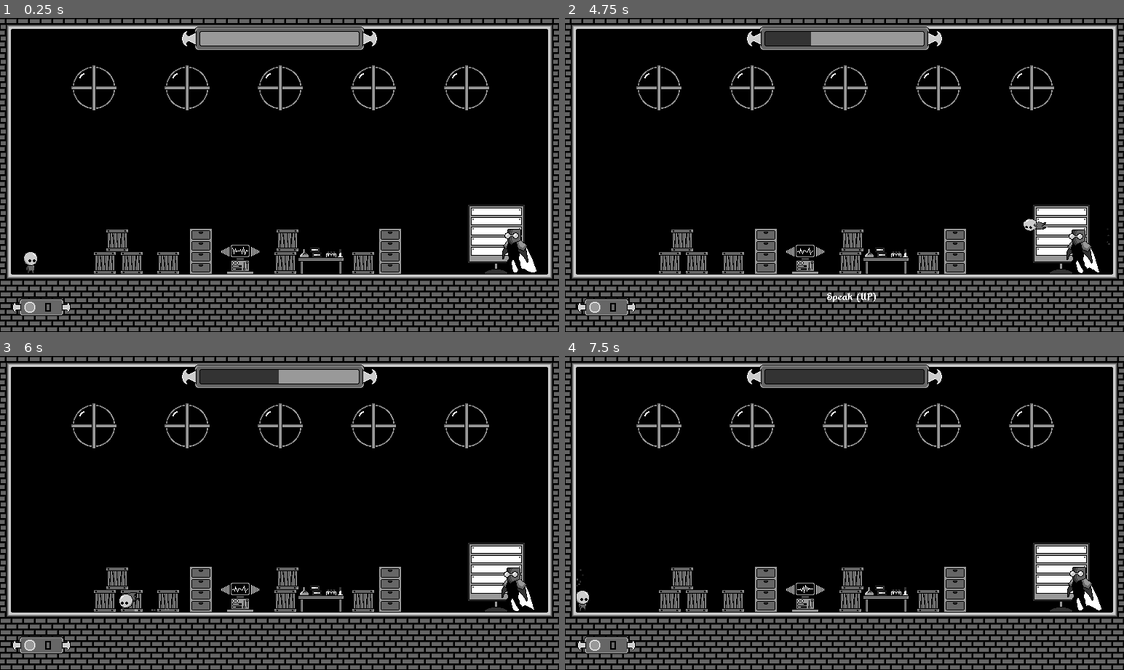
Above: before the commit, frames 1-4 (two rows, left to right).
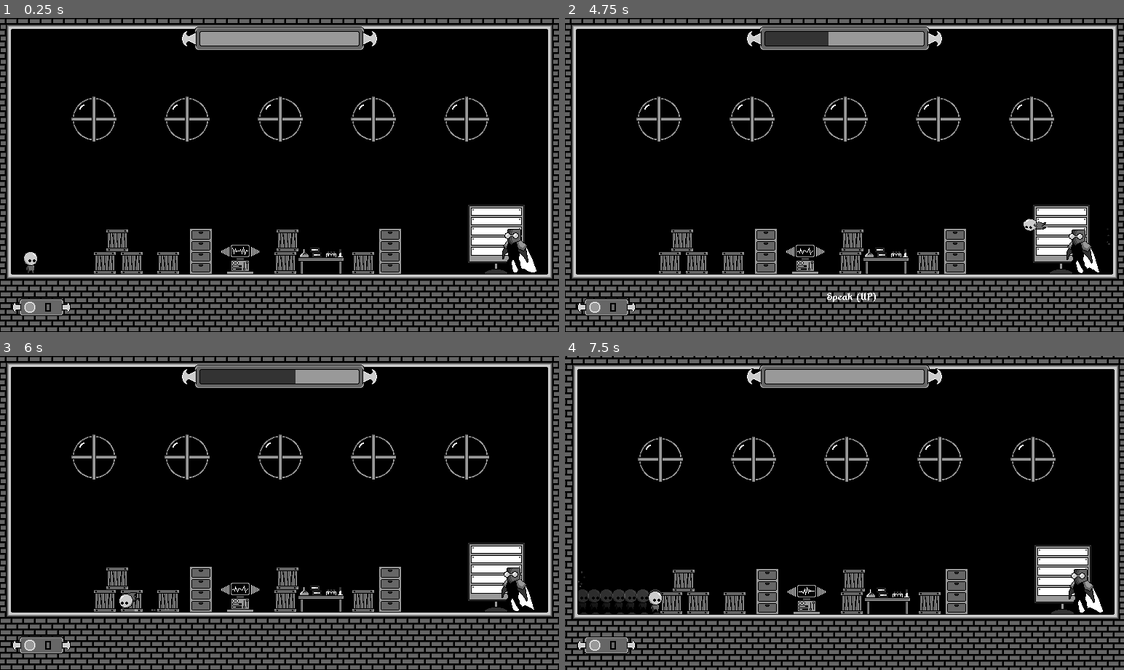
Above: after the commit, the same moments.

Repository: Lonk226/friendly-adventure
Game: Godot game, scene res://Scenes/the_lab.tscn
Same seed, same stepped clock (60 frames per second), same inputs: the game is played once before the commit and once after it. This scene is started directly instead of the project's main scene.
Inputs (mouse positions are in pixels of both pictures, inside the frame that each line leads up to):
- Up to frame 1 (0.25 s): no input
- Up to frame 2 (4.75 s): tap Enter (start) at 0.5, 0.8, 1.35, 3.05, 3.6 s; move the mouse to (967, 159) at 0.52 s; hold Right (right) 0.53-2.03 s; tap C (roll) at 0.6, 2.3, 2.85, 4.55 s; tap X (jump) at 0.77, 1.52, 3.02, 3.77, 4.52 s; move the mouse to (732, 190) at 1.27 s; tap Z (super_dash) at 1.55, 2.1, 3.8, 4.35 s; move the mouse to (900, 105) at 2.02 s; hold Left (left) 2.03-2.78 s; move the mouse to (816, 237) at 2.77 s; hold Right (right) 2.78-4.28 s; move the mouse to (1012, 222) at 3.52 s; move the mouse to (676, 127) at 4.27 s; hold Left (left) from 4.28 s (still down)
- Up to frame 3 (6 s): move the mouse to (307, 513) at 5.02 s; release Left (left) at 5.03 s; hold Right (right) 5.03-5.78 s; tap Up (talk) at 5.1 s; tap Enter (start) at 5.3 s; move the mouse to (195, 434) at 5.77 s; hold Left (left) from 5.78 s (still down); tap C (roll) at 5.85 s
- Up to frame 4 (7.5 s): tap X (jump) at 6.02, 6.77 s; tap Z (super_dash) at 6.05, 7.35 s; move the mouse to (967, 497) at 6.52 s; tap Enter (start) at 6.6 s; tap C (roll) at 6.8 s; move the mouse to (732, 528) at 7.27 s; release Left (left) at 7.28 s; hold Right (right) from 7.28 s (still down)

The runs differ from the first frame. In frame 1, 2.0% of the frame differs, in the area x 12-88%, y 15-40%; in frame 2, 2.2%; in frame 3, 2.2%; in frame 4, 27%, in the area x 0-100%, y 0-100%.

Commit message:
fix the super meter

Diff:
--- a/Into the Abyss/Scenes/the_lab.tscn
+++ b/Into the Abyss/Scenes/the_lab.tscn
@@ -272,27 +272,27 @@
 
 [node name="Window" type="Sprite2D" parent="Decor Manual"]
 z_index = -1
-position = Vector2(129, 96)
+position = Vector2(129, 139)
 texture = ExtResource("12_m5th2")
 
 [node name="Window2" type="Sprite2D" parent="Decor Manual"]
 z_index = -1
-position = Vector2(257, 96)
+position = Vector2(257, 139)
 texture = ExtResource("12_m5th2")
 
 [node name="Window3" type="Sprite2D" parent="Decor Manual"]
 z_index = -1
-position = Vector2(385, 96)
+position = Vector2(385, 139)
 texture = ExtResource("12_m5th2")
 
 [node name="Window4" type="Sprite2D" parent="Decor Manual"]
 z_index = -1
-position = Vector2(513, 96)
+position = Vector2(513, 139)
 texture = ExtResource("12_m5th2")
 
 [node name="Window5" type="Sprite2D" parent="Decor Manual"]
 z_index = -1
-position = Vector2(641, 96)
+position = Vector2(641, 139)
 texture = ExtResource("12_m5th2")
 
 [node name="Table" type="Sprite2D" parent="Decor Manual"]
--- a/Into the Abyss/Scripts/player.gd
+++ b/Into the Abyss/Scripts/player.gd
@@ -29,6 +29,7 @@
 var roll_gravity: float = 600
 var charge_value: float = 0
 var charge_up: float = 400
+var goal_value: float = 0
 var super_dash_speed: float = 1000
 
 var facing_left: bool = false
@@ -361,6 +362,7 @@
 			dash_dir.x = direct
 		super_dash()
 		maxed = false
+		goal_value = 0
 		var tween = create_tween()
 		tween.tween_property(self, "charge_value", 0, 0.1)
 		tween.set_ease(Tween.EASE_OUT)
@@ -407,6 +409,8 @@
 	singleton.full_token_count += 1
 
 func boost_charge():
+	charge_value = goal_value
+	goal_value += charge_up
 	var tween = create_tween()
 	tween.tween_property(self, "charge_value", charge_value + charge_up, 0.07)
 	tween.set_ease(Tween.EASE_OUT)
